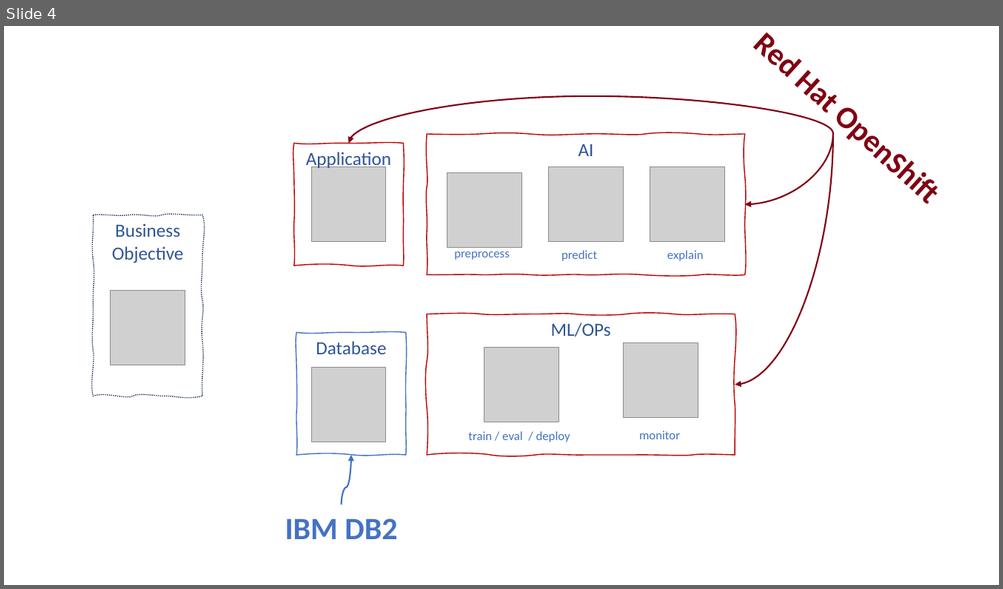
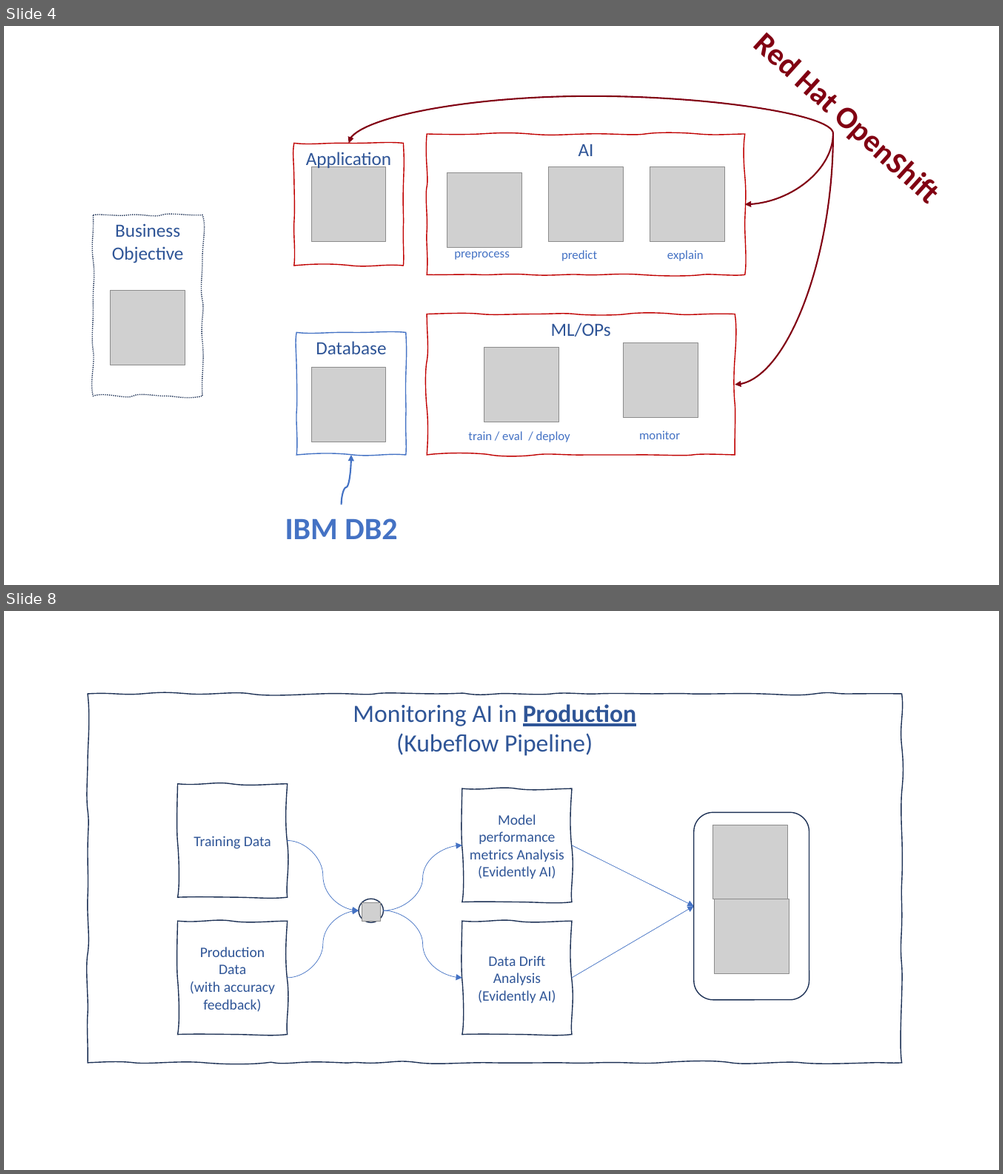
Before and after one commit to ntl-ibm/kubeflow-ppc64le-examples, a slide deck: explain/container_image/application/static/AI.pptx. Shown one above the other, each under a label of ours: slide 4 before the commit, slides 4 and 8 after it; the slides between them are not shown. The pictures are 1003x589 and 1003x1174 pixels, drawn with LibreOffice and Linux fonts; fonts in the diff are those of the drawing; grey boxes stand for pictures. Boxes give left, top, right and bottom in pixels: in the first picture for what was removed or moved away, otherwise in the second. Text is boxed around its words. In the diff, an @@ line names an element or a change of style, - is before the commit and + after.

```diff
--- a/explain/container_image/application/static/AI.pptx
+++ b/explain/container_image/application/static/AI.pptx
@@ slide 8 added at (x1=4, y1=611, x2=999, y2=1170), background #FFFFFF @@
@@ freeform shape added at (x1=88, y1=694, x2=902, y2=1063), outline #1E3256 1 pt, 24 pt, text #2F5597 @@
+Monitoring AI in Production
+(Kubeflow Pipeline)
@@ rounded rectangle added at (x1=694, y1=812, x2=809, y2=1000), outline #1E3256 1 pt @@
@@ picture added at (x1=713, y1=825, x2=788, y2=900) @@
@@ arrow added from (572, 846) to (694, 906), #4472C4 0.5 pt @@
@@ picture added at (x1=361, y1=903, x2=380, y2=921) @@
@@ group added at (x1=178, y1=784, x2=572, y2=1035): 4 freeform shapes, 4 curved arrows, 1 ellipse @@
+Training Data
+Production Data
+(with accuracy feedback)
+Model performance metrics Analysis
+(Evidently AI)
+Data Drift Analysis
+(Evidently AI)
@@ arrow added from (572, 978) to (694, 906), #4472C4 0.5 pt @@
@@ picture added at (x1=714, y1=900, x2=789, y2=974) @@
```
Also in this commit, not shown: 1 slide changed, 2 other slides added, 14 other files.
